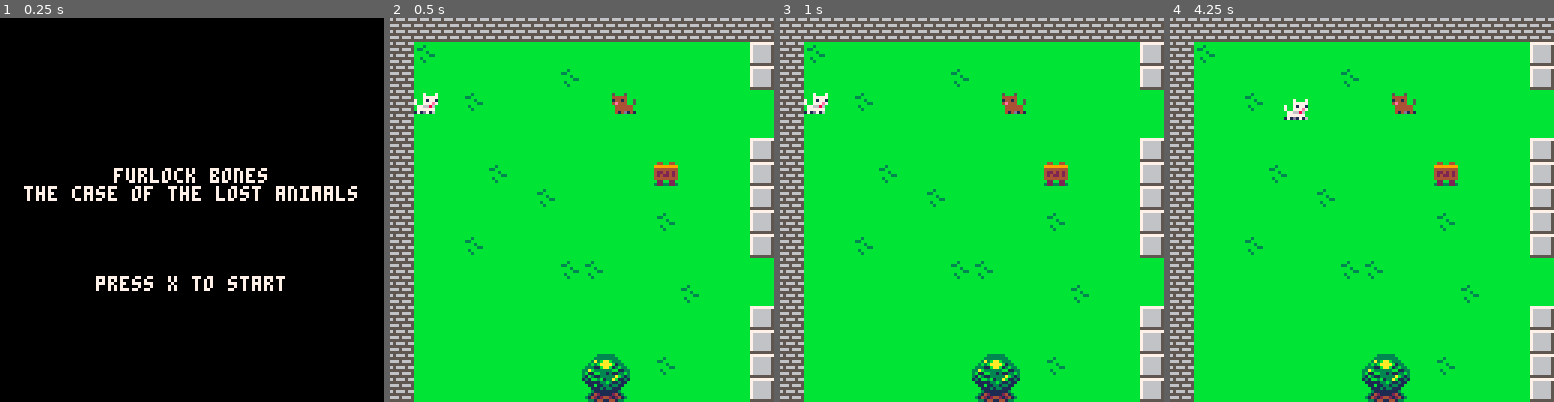
Above: before the commit, frames 1-4 (left to right).
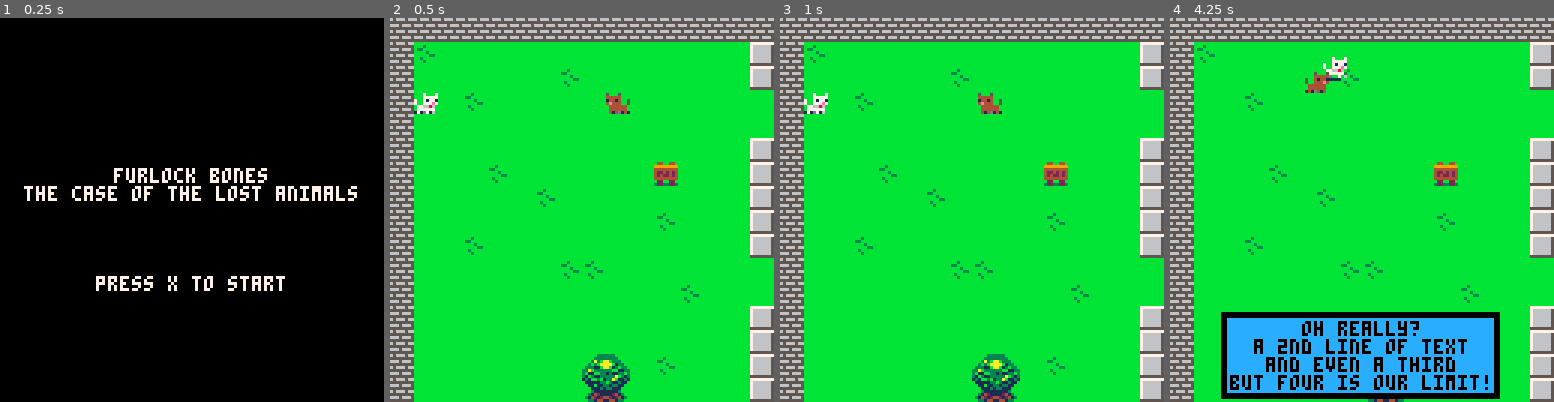
Above: after the commit, the same moments.

Repository: Mackeriah/FurlockBones-game
Game: PICO-8 cartridge furlock bones.p8
Same seed, same stepped clock (60 frames per second), same inputs: the game is played once before the commit and once after it.
Inputs:
- Up to frame 1 (0.25 s): no input
- Up to frame 2 (0.5 s): tap X (X key) at 0.33 s
- Up to frame 3 (1 s): tap O (Z key) at 0.7 s
- Up to frame 4 (4.25 s): tap X (X key) at 1.07, 1.85, 2.97, 4.08 s; hold Right 1.6-2.1 s; tap O (Z key) every 0.4 s from 1.7 to 4.1 s; hold Up 2.15-2.42 s; hold Right 2.47-3.03 s; hold Left 3.08-3.58 s; hold Down 3.63-3.97 s; hold Right from 4.02 s (still down)

Frame 1 is identical in both runs. In frame 2, 0.2% of the frame differs, in the area x 56-65%, y 19-25%; in frame 3, 0.5%; in frame 4, 17%, in the area x 13-86%, y 10-100%.

Commit message:
improving variable/function naming

Diff:
--- a/furlock bones.p8
+++ b/furlock bones.p8
@@ -19,7 +19,7 @@
 	anim_time = 0
 	anim_wait = 0.1
 	create_player()
-	create_brian_dog()
+	create_brian()
 	init_conversation_text()
 	poke(0x5f5c, 255) -- this means a held button only registers once
 	readingSign = false
@@ -32,11 +32,9 @@
 		move_player() -- MUST be before camera_follow_player
 		camera_follow_player() -- MUST be after move_player
 		conversation_system()
-		--move_brian_dog()
-		-- stop Brian moving when touches player
-		if (brian_collision(player.x,player.y,brian_dog.x,brian_dog.y)) == true then end
+		move_brian()
 		check_if_next_to_sign()
-	else
+	else -- if still on menu
 		if (btnp(❎)) then activeGame = true end
 	end
 end
@@ -72,7 +70,7 @@
  	camera(camera_x,camera_y)
  	map(0,0,0,0,128,32)
  	spr(player.sprite,player.x,player.y,1,1,player.direction==-1)
-	spr(brian_dog.sprite,brian_dog.x,brian_dog.y,1,1,brian_dog.direction==-1)
+	spr(brian.sprite,brian.x,brian.y,1,1,brian.direction==-1)
 end
 
 -->8
@@ -207,73 +205,51 @@
 
 -->8
 -- character functions
-function create_brian_dog()
-	brian_dog={}
-	brian_dog.x = 74
-	brian_dog.y = 24
-	brian_dog.sprite = 6
-	brian_dog.speed = 0.2
-	brian_dog.direction = -1
-end
-
-function move_brian_dog()
-	if player.x < brian_dog.x then
-  		brian_dog.x -= brian_dog.speed
-		brian_dog.direction = -1
- 	end
- 	if player.x > brian_dog.x then
-  		brian_dog.x += brian_dog.speed
-		brian_dog.direction = 1
- 	end
- 	if player.y < brian_dog.y then
-  		brian_dog.y -= brian_dog.speed
- 	end
- 	if player.y > brian_dog.y then
-  		brian_dog.y += brian_dog.speed
- 	end
+function create_brian()
+	brian={}
+	brian.x = 74
+	brian.y = 24
+	brian.sprite = 6
+	brian.speed = 0.2
+	brian.direction = -1
+end
+
+function move_brian()
+	if (brian_collision(player.x,player.y,brian.x,brian.y)) == true then
+		-- this just stops Brian moving any closer
+	else
+		if player.x < brian.x then
+			brian.x -= brian.speed
+			brian.direction = -1
+		end
+		if player.x > brian.x then
+			brian.x += brian.speed
+			brian.direction = 1
+		end
+		if player.y < brian.y then
+			brian.y -= brian.speed
+		end
+		if player.y > brian.y then
+			brian.y += brian.speed
+		end
+	end
 end
 
 function brian_collision(playerx,playery,charx,chary)
 	if charx +10 > playerx and charx < playerx +10 and chary +10 > playery and chary < playery +10 then
-	brian_dog.speed = 0
+	brian.speed = 0
   		if conversation_state == "level0" then
 			conversation_state = "level1"
 			talking_to = "brian"
 		end
 	else
 		if talking_to == "brian" then -- if player walks away instead of starting conversation
-			brian_dog.speed = 0.2
+			brian.speed = 0.2
 			conversation_state = "level0"
 			talking_to = "nobody"
 			text.active = false
 		end
  	end
-end
-
-function conversation_system()
-	-- level0 == no conversation
-	-- level1 == player can choose to start conversation
-	-- level2 == player now in a conversation
-	if conversation_state == "level1" then
-		new_conversation({"press x to talk"})
-		if (btnp(❎)) then
-			conversation_state = "level2"
-		end
-	elseif conversation_state == "level2" and talking_to == "brian" then
-		new_conversation({"ruff! i'm brian!"})
-		if (btnp(❎)) then
-			conversation_state = "level3"
-		end
-	elseif conversation_state == "level3" and talking_to == "brian" then
-		new_conversation({"oh really?", "a 2nd line of text","and even a third","but four is our limit!"})
-	elseif conversation_state == "sign" then
-		new_conversation({"press x to read sign"})
-		if (btnp(❎)) then
-			conversation_state = "sign2"
-		end
-	elseif conversation_state == "sign2" then
-		new_conversation({"it says 'owls house this way' "})
-	end
 end
 
 -->8
@@ -395,6 +371,32 @@
 
 -->8
 -- conversation and text functions
+
+function conversation_system()
+	-- level0 == no conversation
+	-- level1 == player can choose to start conversation
+	-- level2 == player now in a conversation
+	if conversation_state == "level1" then
+		new_conversation({"press x to talk"})
+		if (btnp(❎)) then
+			conversation_state = "level2"
+		end
+	elseif conversation_state == "level2" and talking_to == "brian" then
+		new_conversation({"ruff! i'm brian!"})
+		if (btnp(❎)) then
+			conversation_state = "level3"
+		end
+	elseif conversation_state == "level3" and talking_to == "brian" then
+		new_conversation({"oh really?", "a 2nd line of text","and even a third","but four is our limit!"})
+	elseif conversation_state == "sign" then
+		new_conversation({"press x to read sign"})
+		if (btnp(❎)) then
+			conversation_state = "sign2"
+		end
+	elseif conversation_state == "sign2" then
+		new_conversation({"it says 'owls house this way' "})
+	end
+end
 
 function format_text_centered(array, colour)
 	height = 50
